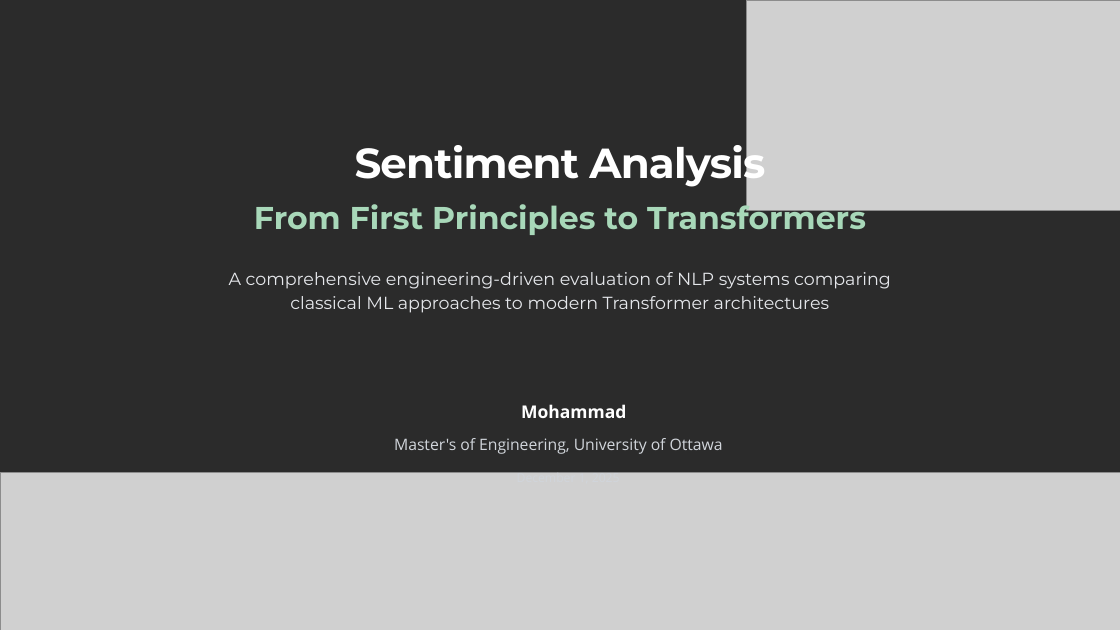
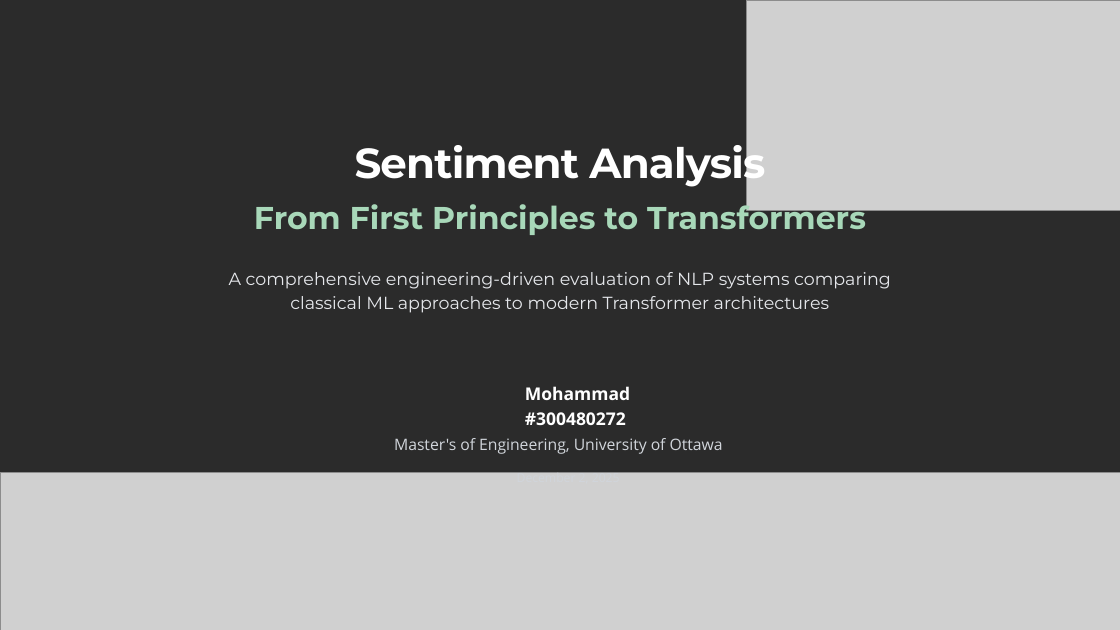
Before and after one commit to mohammad1774/applied_ml_project, a slide deck: slide 1 of report/Project Presentation elg 5255.pptx. Drawn at 1120x630 pixels with LibreOffice and Linux fonts; fonts in the diff are those of the drawing; grey boxes stand for pictures; background and template pictures are left out; a plain dark background stands for a picture behind light text. Boxes give left, top, right and bottom in pixels: in the first picture for what was removed or moved away, otherwise in the second. Text is boxed around its words. In the diff, an @@ line names an element or a change of style, - is before the commit and + after.

```diff
--- a/report/Project Presentation elg 5255.pptx
+++ b/report/Project Presentation elg 5255.pptx
@@ text "Mohammad" moved from (x1=521, y1=404, x2=626, y2=418) to (x1=525, y1=386, x2=630, y2=425) @@
@@ text at (x1=525, y1=412, x2=626, y2=425): paragraph added @@
+#300480272
```
Also in this commit, not shown: 2 other slides changed, 1 slide added, 23 other files.
